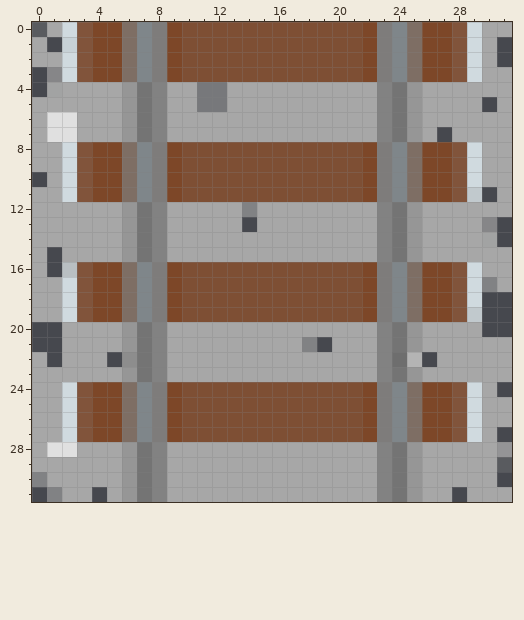
Two states of a pixel-art sprite, Politboro/Images/Tiles/traintrack.png. Above, as it was before the edit.
The file is 32x32 pixels. Colours within 5 levels of each other are drawn and written as one.
And afterwards:
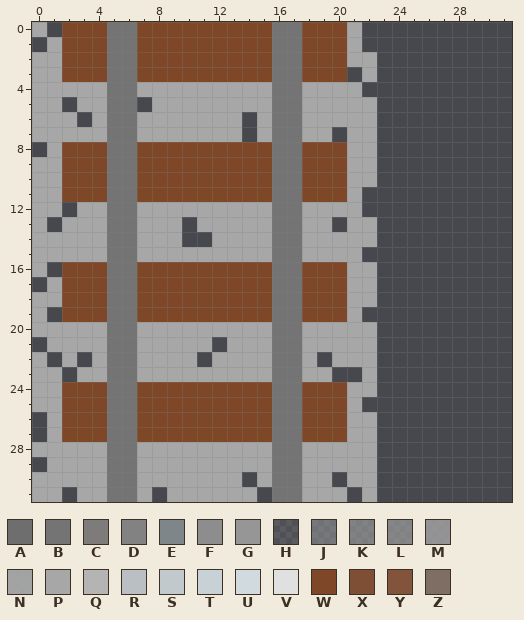
Palette (. is transparent): A #6e6e6e  B #747474  C #7e7c7b  D #828282  E #7f868a  F #8d8d8d  G #969696  H #a7a7a732  J #a7a7a780  K #a7a7a79b  L #a7a7a7a7  M #a7a7a7cd  N #a7a7a7f3  P #a7a7a7  Q #b4b4b4  R #b9bfc2  S #c1c9cd  T #c7d1d6  U #d0dadf  V #e0e0e0  W #7d4728  X #7e4f34  Y #81543b  Z #7e6e64
Difference:
@@ x 0..31 @@
- 0 HPUYWWZECWXXXXXXXXXXXXWCEZWWYUPP
- 1 P.TYWWZECWXXXXXXXXXXXXWCEZWWYUP.
- 2 PPUYWWZECWXXXXXXXXXXXXWCEZWWYUP.
- 3 .LUYWWZECWXXXXXXXXXXXXWCEZWWYUPP
- 4 .NPPPPGBDPPJJPPPPPPPPPPDBGPPPPPP
- 5 PPPPPPGBDPPJJPPPPPPPPPPDBGPPPP.P
- 6 PVVPPPGBDPPPPPPPPPPPPPPDBGPPPPPP
- 7 PVVPPPGBDPPPPPPPPPPPPPPDBGP.PPPP
- 8 PPUYWWZECWXXXXXXXXXXXXWCEZWWYUPP
- 9 PPUYWWZECWXXXXXXXXXXXXWCEZWWYUPP
-10 .PUYWWZECWXXXXXXXXXXXXWCEZWWYUPP
-11 PPUYWWZECWXXXXXXXXXXXXWCEZWWYS.P
-12 PPPPPPGBDPPPPPKPPPPPPPPDBGPPPPPP
-13 PPPPPPGBDPPPPP.PPPPPPPPDBGPPPPL.
-14 PPPPPPGBDPPPPPPPPPPPPPPDBGPPPPN.
-15 P.PPPPGBDPPPPPPPPPPPPPPDBGPPPPPP
-16 P.RYWWZECWXXXXXXXXXXXXWCEZWWYUPP
-17 PPUYWWZECWXXXXXXXXXXXXWCEZWWYUKP
-18 PPUYWWZECWXXXXXXXXXXXXWCEZWWYU..
-19 PPUYWWZECWXXXXXXXXXXXXWCEZWWYS..
-20 ..PPPPGBDPPPPPPPPPPPPPPDBGPPPP..
-21 ..PPPPGBDPPPPPPPPPK.PPPDBGPPPPPP
-22 P.PPP.FBDPPPPPPPPPPPPPPDAQ.PPPPP
-23 PPPPPPGBDPPPPPPPPPPPPPPDBGPPPPPP
-24 PPUYWWZECWXXXXXXXXXXXXWCEZWWYUP.
-25 PPUYWWZECWXXXXXXXXXXXXWCEZWWYUPP
-26 PPUYWWZECWXXXXXXXXXXXXWCEZWWYUPP
-27 PPUYWWZECWXXXXXXXXXXXXWCEZWWYUP.
-28 PVVPPPGBDPPPPPPPPPPPPPPDBGPPPPPM
-29 PPPPPPGBDPPPPPPPPPPPPPPDBGPPPPPH
-30 KPPPPPGBDPPPPPPPPPPPPPPDBGPPPPP.
-31 .KPP.PGBDPPPPPPPPPPPPPPDBGPP.PPP
+ 0 P.WWWBBWWWWWWWWWBBWWWP..........
+ 1 .PWWWBBWWWWWWWWWBBWWWP..........
+ 2 PPWWWBBWWWWWWWWWBBWWWPP.........
+ 3 PPWWWBBWWWWWWWWWBBWWW.P.........
+ 4 PPPPPBBPPPPPPPPPBBPPPP..........
+ 5 PP.PPBB.PPPPPPPPBBPPPPP.........
+ 6 PPP.PBBPPPPPPP.PBBPPPPP.........
+ 7 PPPPPBBPPPPPPP.PBBPP.PP.........
+ 8 .PWWWBBWWWWWWWWWBBWWWPP.........
+ 9 PPWWWBBWWWWWWWWWBBWWWPP.........
+10 PPWWWBBWWWWWWWWWBBWWWPP.........
+11 PPWWWBBWWWWWWWWWBBWWWP..........
+12 PP.PPBBPPPPPPPPPBBPPPP..........
+13 P.PPPBBPPP.PPPPPBBPP.PP.........
+14 PPPPPBBPPP..PPPPBBPPPPP.........
+15 PPPPPBBPPPPPPPPPBBPPPP..........
+16 P.WWWBBWWWWWWWWWBBWWWPP.........
+17 .PWWWBBWWWWWWWWWBBWWWPP.........
+18 PPWWWBBWWWWWWWWWBBWWWPP.........
+19 P.WWWBBWWWWWWWWWBBWWWP..........
+20 PPPPPBBPPPPPPPPPBBPPPPP.........
+21 .PPPPBBPPPPP.PPPBBPPPPP.........
+22 P.P.PBBPPPP.PPPPBBP.PPP.........
+23 PP.PPBBPPPPPPPPPBBPP..P.........
+24 PPWWWBBWWWWWWWWWBBWWWPP.........
+25 PPWWWBBWWWWWWWWWBBWWWP..........
+26 .PWWWBBWWWWWWWWWBBWWWPP.........
+27 .PWWWBBWWWWWWWWWBBWWWPP.........
+28 PPPPPBBPPPPPPPPPBBPPPPP.........
+29 .PPPPBBPPPPPPPPPBBPPPPP.........
+30 PPPPPBBPPPPPPP.PBBPP.PP.........
+31 PP.PPBBP.PPPPPP.BBPPP.P.........
